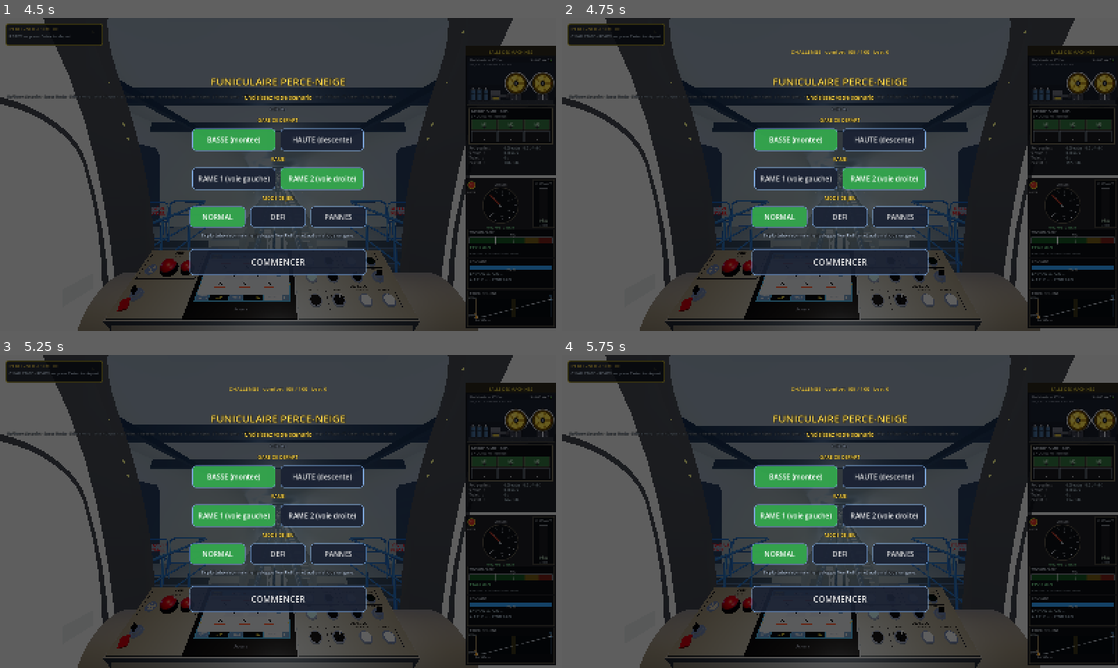
Above: before the commit, frames 1-4 (two rows, left to right).
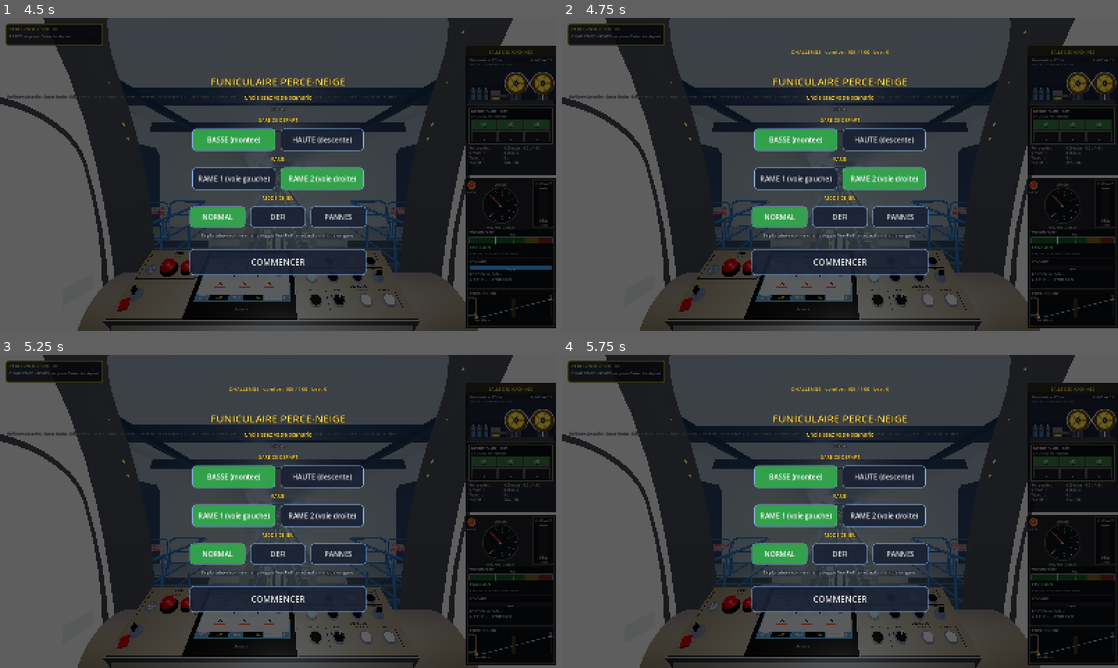
Above: after the commit, the same moments.

Repository: ARP273-ROSE/perce-neige-sim
Game: Godot game, scene res://scenes/main.tscn
The game is run twice, just before and just after one commit, with the same random seed, the same clock (stepped at 60 frames per second) and the same inputs. Sound files missing from this copy of the repository are replaced by a short silence.
Inputs (mouse positions are in pixels of both pictures, inside the frame that each line leads up to):
- Up to frame 1 (4.5 s): click "NORMAL" at 0.5 s; click "NORMAL" at 1.25 s; click "BASSE (montee)" at 2 s; click "HAUTE (descente)" at 2.75 s; click "RAME 1 (voie gauche)" at 3.5 s; tap Enter (ready_depart) at 4.25 s; move the mouse to (400, 158) at 4.27 s; hold Right from 4.28 s (still down); hold Enter (ready_depart) from 4.28 s (still down); click (400, 158) at 4.42 s
- Up to frame 2 (4.75 s): keep holding Right; keep holding Enter (ready_depart); tap M at 4.55 s
- Up to frame 3 (5.25 s): release Right at 5 s; release Enter (ready_depart) at 5 s; click "RAME 2 (voie droite)" at 5 s
- Up to frame 4 (5.75 s): no input

Frame 1 is identical in both runs. In frame 2, 0.2% of the frame differs, in the area x 84-100%, y 79-81%; in frame 3, 0.2%; in frame 4, 0.2%.

Commit message:
v1.19.20 : PRÊT remonte la consigne à 100 % hors Défi, changement de mode à quai remet la consigne du mode

Diff:
--- a/godot_project/bench_portes_3d.gd
+++ b/godot_project/bench_portes_3d.gd
@@ -19,9 +19,24 @@
 	ph.maint_brake = true
 	ph.trip_started = false
 	ph.speed_cmd = 0.0
+	# Défi : consigne à 0 → refus (au conducteur de la monter)
+	ph.challenge_mode = true
 	var refus: String = ph.request_depart()
-	var ok := _verif("PRÊT/DÉPART consigne à 0 : refusé (« la monter d'abord »)",
+	var ok := _verif("Défi, PRÊT/DÉPART consigne à 0 : refusé (« la monter d'abord »)",
 		refus != "" and ph.announce_phase_remaining <= 0.0, refus)
+	ph.challenge_mode = false
+	# Normal : PRÊT remonte la consigne à 100 % (retour d'utilisateur, 12/10/2026) —
+	# vérifié sur une rame à part, la suite du banc garde sa séquence
+	var ph_n := TrainPhysics.new()
+	ph_n.direction = 1
+	ph_n.s = PNConstants.START_S
+	ph_n.doors_open = true
+	ph_n.door_leaves_open = true
+	ph_n.maint_brake = true
+	ph_n.speed_cmd = 0.0
+	var r_n: String = ph_n.request_depart()
+	ok = _verif("Normal, PRÊT/DÉPART consigne à 0 : consigne remontée à 100 %, séquence lancée",
+		r_n == "" and ph_n.speed_cmd == 1.0, "%s, consigne %.2f" % [r_n, ph_n.speed_cmd]) and ok
 	ph.speed_cmd = 1.0
 	ok = _verif("PRÊT/DÉPART consigne à 100 % : séquence lancée", ph.request_depart() == ""
 		and ph.announce_phase_remaining > 0.0) and ok
--- a/godot_project/scripts/main.gd
+++ b/godot_project/scripts/main.gd
@@ -354,6 +354,10 @@
 	run_mode = mode
 	if physics != null:
 		physics.challenge_mode = (mode == "challenge")
+		# à quai, hors voyage : consigne du mode (100 % en Normal et en
+		# Pannes, 0 en Défi) — en revenant du Défi, elle restait à 0
+		if not physics.trip_started and absf(physics.v) < 0.1:
+			physics.speed_cmd = 0.0 if mode == "challenge" else 1.0
 	if fault_manager != null:
 		fault_manager.scheduler_enabled = (mode == "panne")
 		# Changer de mode remet la ligne en ordre de marche.
--- a/godot_project/scripts/train_physics.gd
+++ b/godot_project/scripts/train_physics.gd
@@ -1618,7 +1618,13 @@
 	if panne_porte:
 		return "Défaut porte : cycler les portes (PORTES) avant le départ"
 	if speed_cmd < 0.01:
-		return "Consigne de vitesse à 0 : la monter d'abord"
+		# Normal / Pannes : PRÊT remonte la consigne à 100 % (retour d'utilisateur,
+		# 12/10/2026 : « mode normal, impossible d'appuyer sur PRÊT car
+		# consigne à 0 » — après un passage par le Défi, une urgence ou un
+		# arrêt électrique, elle restait à 0) ; en Défi, c'est au conducteur
+		if challenge_mode:
+			return "Consigne de vitesse à 0 : la monter d'abord"
+		speed_cmd = 1.0
 	if (announce_phase_remaining > 0.0 or door_phase_remaining > 0.0) \
 			and _fermeture_seule:
 		# fermeture déjà lancée au bouton PORTES : elle enchaîne sur la
Not shown, changed: CHANGELOG.md
Not shown, changed: VERSION
Not shown, changed: perce_neige_sim.py
Not shown, changed: tests/test_defi_portes.py
